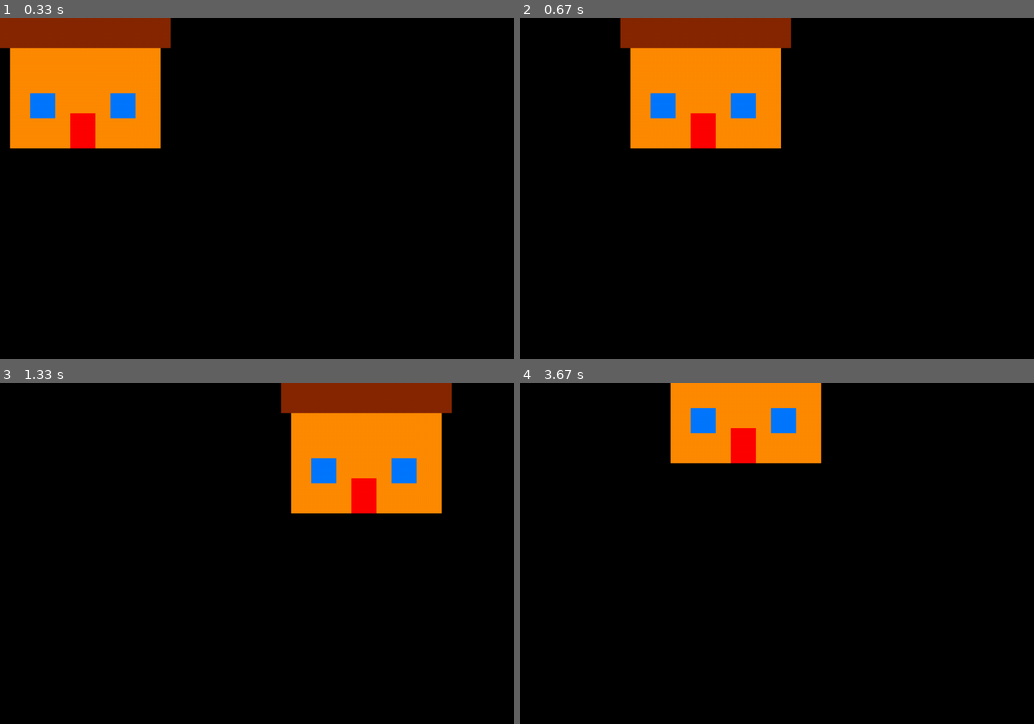
Above: before the commit, frames 1-4 (two rows, left to right).
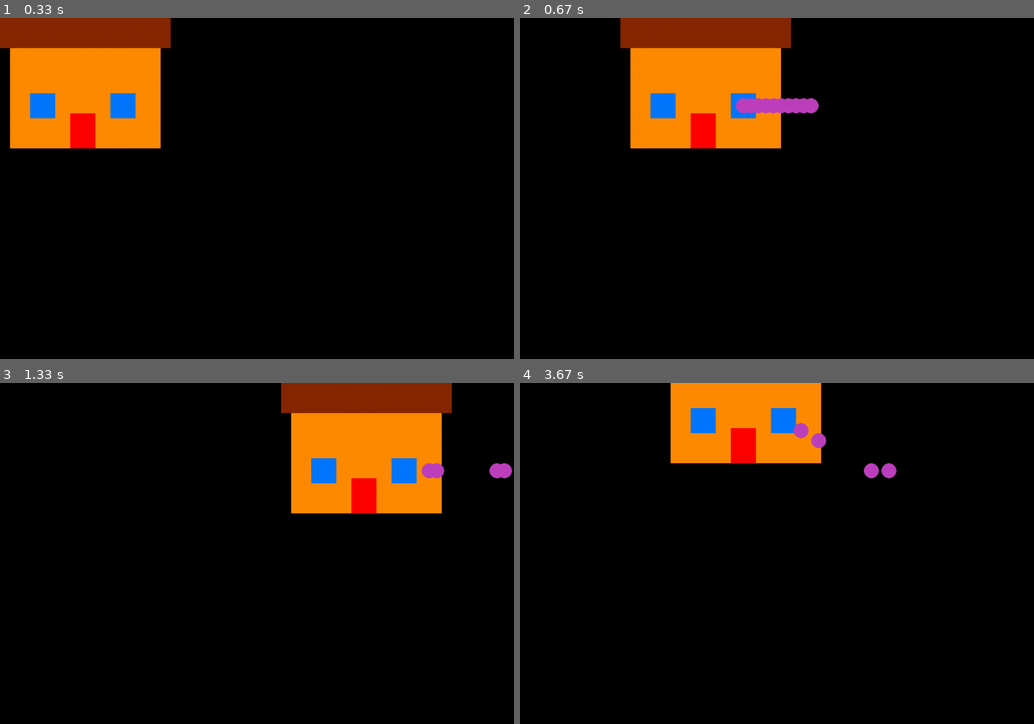
Above: after the commit, the same moments.

Repository: thomaslfranca/pygamecasa
Game: pygame game, started from main.py
Same seed, same stepped clock (60 frames per second), same inputs: the game is played once before the commit and once after it.
Inputs:
- Up to frame 1 (0.33 s): no input
- Up to frame 2 (0.67 s): hold Space from 0.33 s (still down); hold D from 0.33 s (still down)
- Up to frame 3 (1.33 s): release Space at 0.8 s; release D at 0.8 s; hold D 0.83-1.3 s; tap Space at 0.9, 1.2 s
- Up to frame 4 (3.67 s): hold W 1.33-1.63 s; tap Space at 1.4, 1.73, 2.03, 2.23, 2.53, 2.8, 3.13, 3.43, 3.57 s; hold D 1.67-2.13 s; hold A 2.17-2.7 s; hold S 2.73-3.03 s; hold A 3.07-3.47 s; hold W from 3.5 s (still down)

Frame 1 is identical in both runs. In frame 2, 0.7% of the frame differs, in the area x 42-59%, y 23-28%; in frame 3, 0.3%; in frame 4, 0.4%.

Commit message:
casa que atira

Diff:
--- a/main.py
+++ b/main.py
@@ -1,26 +1,19 @@
 # tutorial no youtube:
 # https://www.youtube.com/watch?v=k7PLSocEREs&list=PLJ8PYFcmwFOxtJS4EZTGEPxMEo4YdbxdQ&index=2
 
-# Exercicio;
-# O video acima é parte de uma playlist.
-# Ele inicia um jogo "vazio" com uma tela preta
-# O video seguinte, mostra como desenhar um retangulo.
-# Assista mais alguns videos e mexa neste arquivo pra tentar desenhar uma casinha tosquinha
-
 import pygame
 from pygame.locals import *
+from mundo import Casa, Tiro
+from mundo import LARGURA, ALTURA
 from sys import exit
 
 pygame.init()
-
-LARGURA, ALTURA = 1024, 680
-
 tela = pygame.display.set_mode((LARGURA, ALTURA))
 pygame.display.set_caption('Jogaço do Thomas')
 relogio = pygame.time.Clock()
 
-x = 0
-y = 0
+casa = Casa(tela)
+tiros = []
 
 while True:
     relogio.tick(30)
@@ -29,31 +22,26 @@
         if event.type == QUIT:
             pygame.quit()
             exit()
+#        if event.type == KEYDOWN:
+#            if event.key == pygame.K_SPACE:
+#                tiros.append(casa.constroi_tiro())
 
     if pygame.key.get_pressed()[K_a]:
-        x = x - 20
+        casa.move(-20, 0)
     if pygame.key.get_pressed()[K_d]:
-        x = x + 20
+        casa.move(20, 0)
     if pygame.key.get_pressed()[K_w]:
-        y = y - 20
+        casa.move(0, -20)
     if pygame.key.get_pressed()[K_s]:
-        y = y + 20
-    if x > LARGURA:
-        x = -340
-    if x < -340:
-        x = LARGURA
-    if y > ALTURA:
-        y = -280
-    if y < -280:
-        y = ALTURA
+        casa.move(0, 20)
+    if pygame.key.get_pressed()[pygame.K_SPACE]:
+        tiros.append(casa.constroi_tiro())
 
-    # desenha a tela
+    for tiro in tiros:
+        tiro.move()
+
     tela.fill((0, 0, 0))
-    # casa = 340 x 280
-    pygame.draw.rect(tela, (255,140,0), (x + 20, y + 40,300,220)) # corpo
-    pygame.draw.rect(tela, (255,0,0), (x + 140, y + 190,50,70))
-    pygame.draw.rect(tela, (0,120,255), (x + 60, y + 150,50,50))
-    pygame.draw.rect(tela, (0,120,255), (x + 220, y + 150,50,50))
-    pygame.draw.rect(tela, (135,40,0), (x, y,340,60))  # teto
-
+    casa.desenha()
+    for tiro in tiros:
+        tiro.desenha()
     pygame.display.update()
--- /dev/null
+++ b/mundo.py
@@ -0,0 +1,50 @@
+import pygame
+
+LARGURA, ALTURA = 1024, 680
+
+class Casa():
+    x = 0
+    y = 0
+
+    def __init__(self, tela):
+        self.tela = tela
+
+    def constroi_tiro(self):
+        tiro = Tiro(self.tela)
+        tiro.x = self.x + 210
+        tiro.y = self.y + 175
+        return tiro
+
+    def move(self, dx, dy):
+        self.x += dx
+        self.y += dy
+        if self.x > LARGURA:
+            self.x = -340
+        if self.x < -340:
+            self.x = LARGURA
+        if self.y > ALTURA:
+            self.y = -280
+        if self.y < -280:
+            self.y = ALTURA
+
+    def desenha(self):
+        # casa = 340 x 280
+        pygame.draw.rect(self.tela, (255,140,0), (self.x + 20, self.y + 40,300,220)) # corpo
+        pygame.draw.rect(self.tela, (255,0,0), (self.x + 140, self.y + 190,50,70))
+        pygame.draw.rect(self.tela, (0,120,255), (self.x + 60, self.y + 150,50,50))
+        pygame.draw.rect(self.tela, (0,120,255), (self.x + 220, self.y + 150,50,50))
+        pygame.draw.rect(self.tela, (135,40,0), (self.x, self.y, 340, 60))  # teto
+
+
+class Tiro():
+    x = 100
+    y = 100
+
+    def __init__(self, tela):
+        self.tela = tela
+
+    def move(self):
+        self.x += 35
+
+    def desenha(self):
+        pygame.draw.circle(self.tela, (191,64,191), (self.x, self.y), 15)
